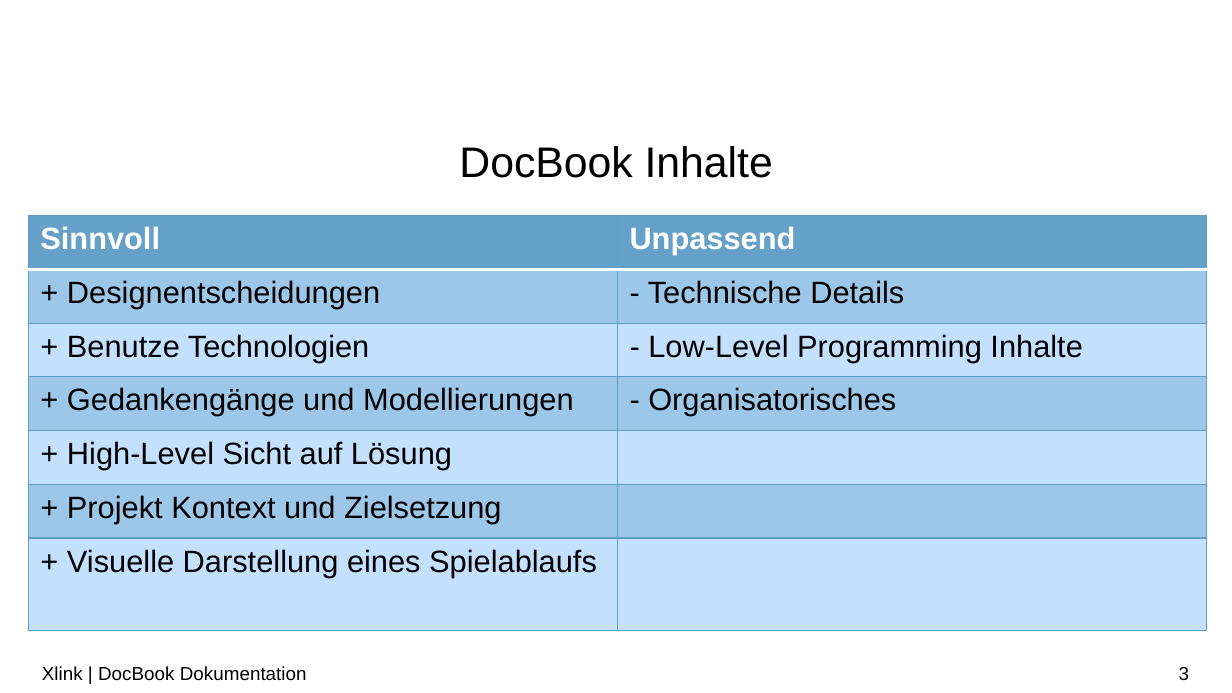
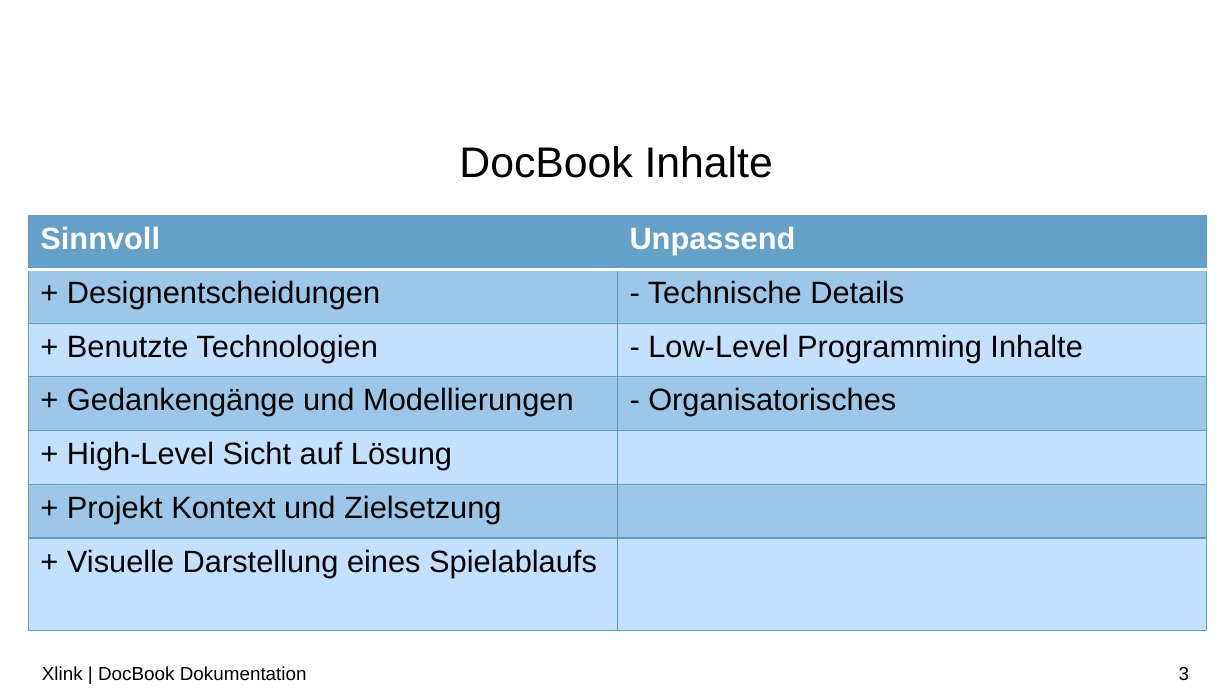
Before and after one commit to LorenzoBrazzi-zz/XML_Praktikum, a slide deck: slide 3 of Präsentationen/PP_notenbonus v2.pptx. Drawn at 1232x693 pixels with LibreOffice and Linux fonts; fonts in the diff are those of the drawing; background and template pictures are left out. Boxes give left, top, right and bottom in pixels: in the first picture for what was removed or moved away, otherwise in the second. Text is boxed around its words. In the diff, an @@ line names an element or a change of style, - is before the commit and + after.

```diff
--- a/Präsentationen/PP_notenbonus v2.pptx
+++ b/Präsentationen/PP_notenbonus v2.pptx
@@ table at bbox=[28, 216, 1206, 631] @@
-row 3, column 1: + Benutze Technologien
+row 3, column 1: + Benutzte Technologien
```
Also in this commit, not shown: 4 other slides changed, 1 slide removed, 1 other file.
